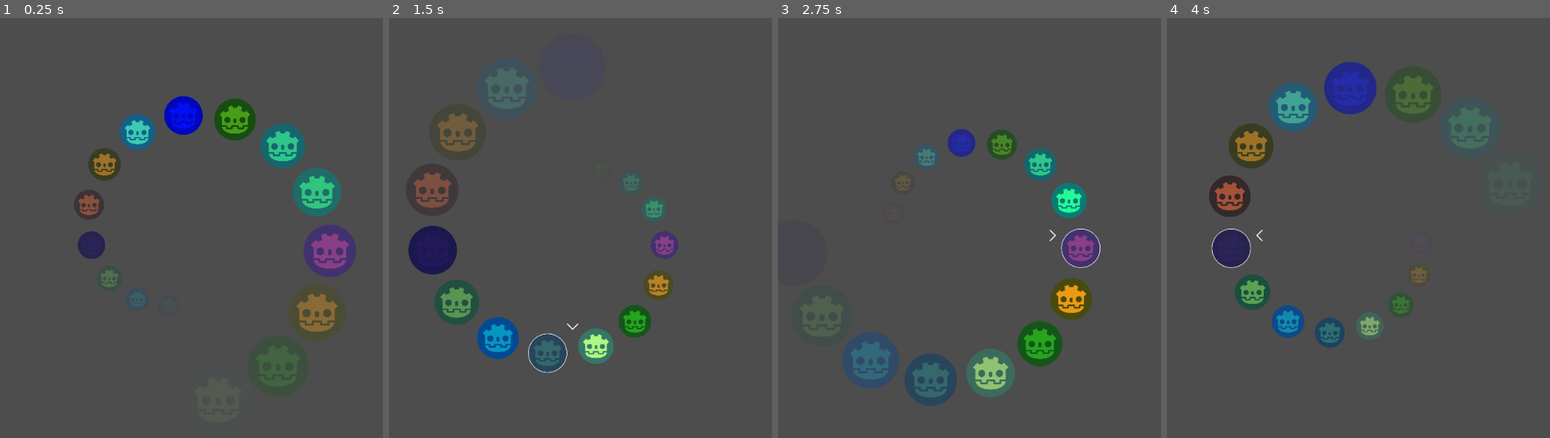
Above: before the commit, frames 1-4 (left to right).
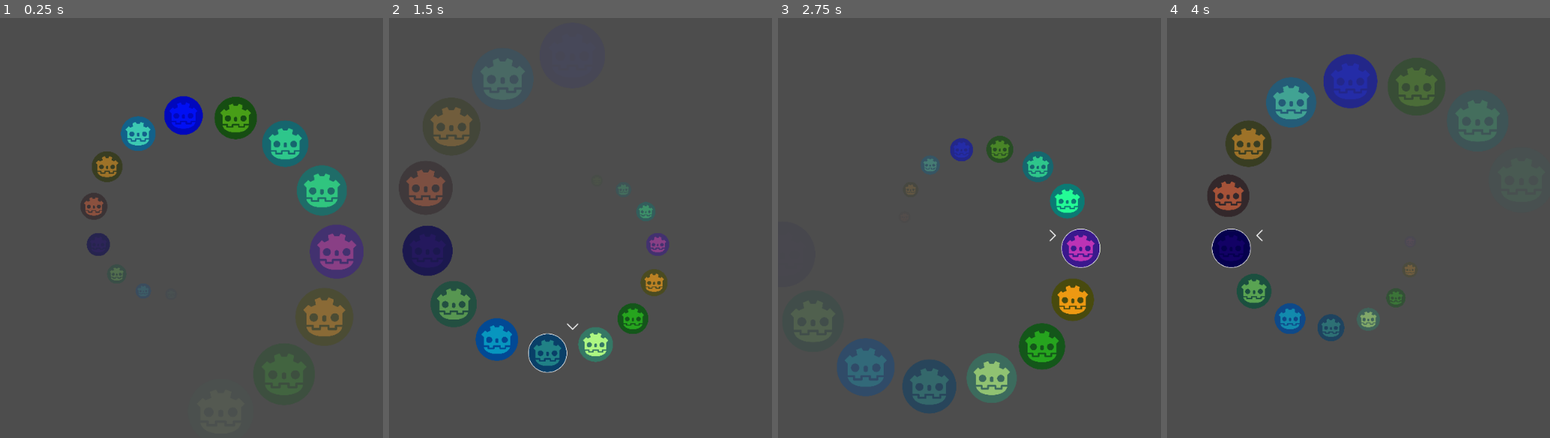
Above: after the commit, the same moments.

Repository: redpebble/godot-components
Game: Godot game, scene res://demo.tscn
Same seed, same stepped clock (60 frames per second), same inputs: the game is played once before the commit and once after it.
Inputs:
- Up to frame 1 (0.25 s): no input
- Up to frame 2 (1.5 s): tap Enter at 0.5 s; hold Right (ui_right) 0.53-1.28 s; tap Space (ui_select) at 0.77, 1.25 s; hold Down (ui_down) from 1.28 s (still down)
- Up to frame 3 (2.75 s): tap Space (ui_select) at 1.52 s; tap Enter at 2 s; release Down (ui_down) at 2.03 s; hold Right (ui_right) from 2.03 s (still down)
- Up to frame 4 (4 s): tap Space (ui_select) at 2.75, 3.02, 3.77 s; release Right (ui_right) at 2.78 s; hold Up (ui_up) 2.78-3.53 s; tap Enter at 3.5 s; hold Left (ui_left) from 3.53 s (still down)

The runs differ from the first frame. In frame 1, 4.6% of the frame differs, in the area x 19-95%, y 18-79%; in frame 2, 4.4%; in frame 3, 5.4%; in frame 4, 5.5%, in the area x 10-87%, y 8-79%.

Commit message:
reduce visual logic

Diff:
--- a/helical-menu/demo.tscn
+++ b/helical-menu/demo.tscn
@@ -11,5 +11,7 @@
 num_slots = 15
 menu_radius = 200.0
 item_scale_ratio = 0.25
+static_cursor = null
+maintain_highlight = null
 
 [connection signal="item_selected" from="HelicalMenu" to="." method="_on_helical_menu_item_selected"]
--- a/helical-menu/helical_menu.gd
+++ b/helical-menu/helical_menu.gd
@@ -82,12 +82,11 @@
 	for i in num_slots:
 		if i >= _item_list.size(): return
 		var item = _item_list[i]
-		var content = item.get_content()
 		var angle = _angle_interval * i + _current_rotation
 		item.rotation = angle
-		content.position.y = -menu_radius # so 0th item is "up"
-		content.rotation = -angle
-		content.scale = _item_scale
+		item.get_content().rotation = -angle
+
+	_update_item_transform(_slot_index)
 
 	var idx_up = _slot_index + 1
 	var idx_down = _slot_index - 1
@@ -96,22 +95,21 @@
 		if idx_up >= num_slots: idx_up = 0
 		if idx_down < 0: idx_down = num_slots - 1
 
-		var radius_diff = 0.4 * menu_radius / n * (i+1)
-		_item_list[idx_up].get_content().position.y = (-menu_radius) - radius_diff
-		_item_list[idx_down].get_content().position.y = (-menu_radius) + radius_diff
+		var d_radius = 0.5 * menu_radius / n * (i+1)
+		var d_scale = .1 * (i+1)
+		var d_alpha = 1/(n-0.5) * i
 
-		var scale_up = _item_scale * pow(1.08, i+1)
-		_item_list[idx_up].get_content().scale = scale_up
-
-		var scale_down = _item_scale * pow(0.92, i+1)
-		_item_list[idx_down].get_content().scale = scale_down
-
-		var alpha = 1 - (1/(n-0.5) * i)
-		_item_list[idx_up].get_icon().modulate.a = alpha
-		_item_list[idx_down].get_icon().modulate.a = alpha
+		_update_item_transform(idx_up, d_radius, d_scale, d_alpha)
+		_update_item_transform(idx_down, -d_radius, -d_scale, d_alpha)
 
 		idx_up += 1
 		idx_down -= 1
+
+func _update_item_transform(index, d_radius = 0, d_scale = 0, d_alpha = 0):
+	var item = _item_list[index]
+	item.get_content().position.y = -menu_radius - d_radius
+	item.get_content().scale = _item_scale * (1 + d_scale)
+	item.get_icon().modulate.a = 1 - d_alpha
 
 func _highlight_nearest_slot(angle: float): # this could be made more efficient
 	angle = _normalize_angle(angle)
--- a/helical-menu/helical_menu.tscn
+++ b/helical-menu/helical_menu.tscn
@@ -5,6 +5,11 @@
 
 [node name="HelicalMenu" type="Node2D"]
 script = ExtResource("1_p38lr")
+num_slots = null
+menu_radius = null
+item_scale_ratio = null
+static_cursor = null
+maintain_highlight = null
 
 [node name="Cursor" type="Node2D" parent="."]
 
